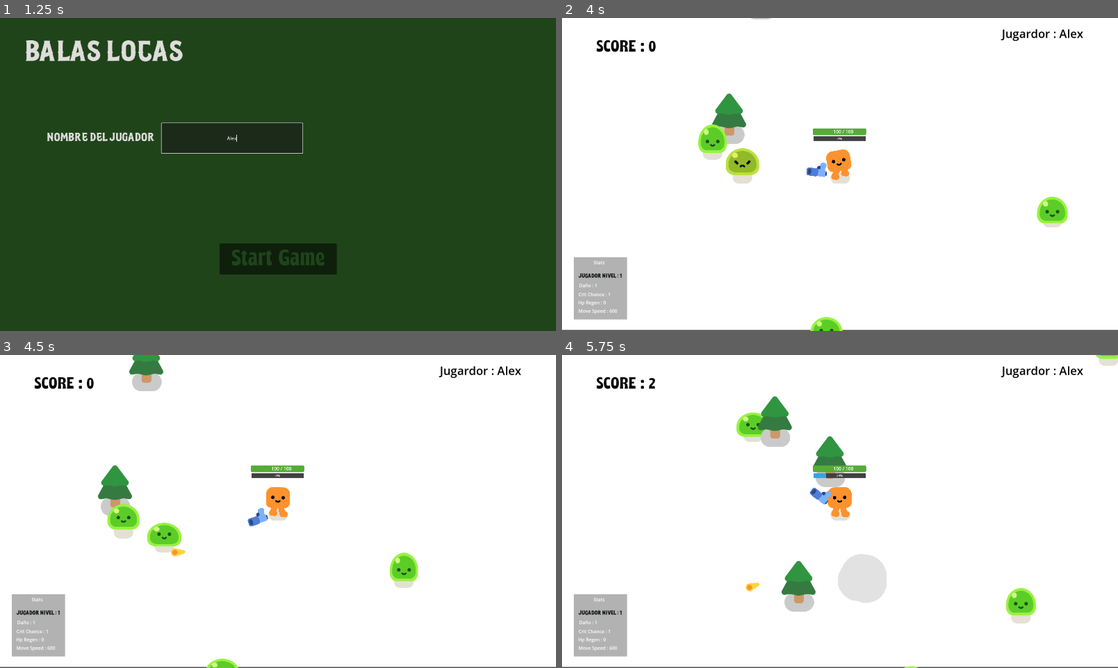
Above: before the commit, frames 1-4 (two rows, left to right).
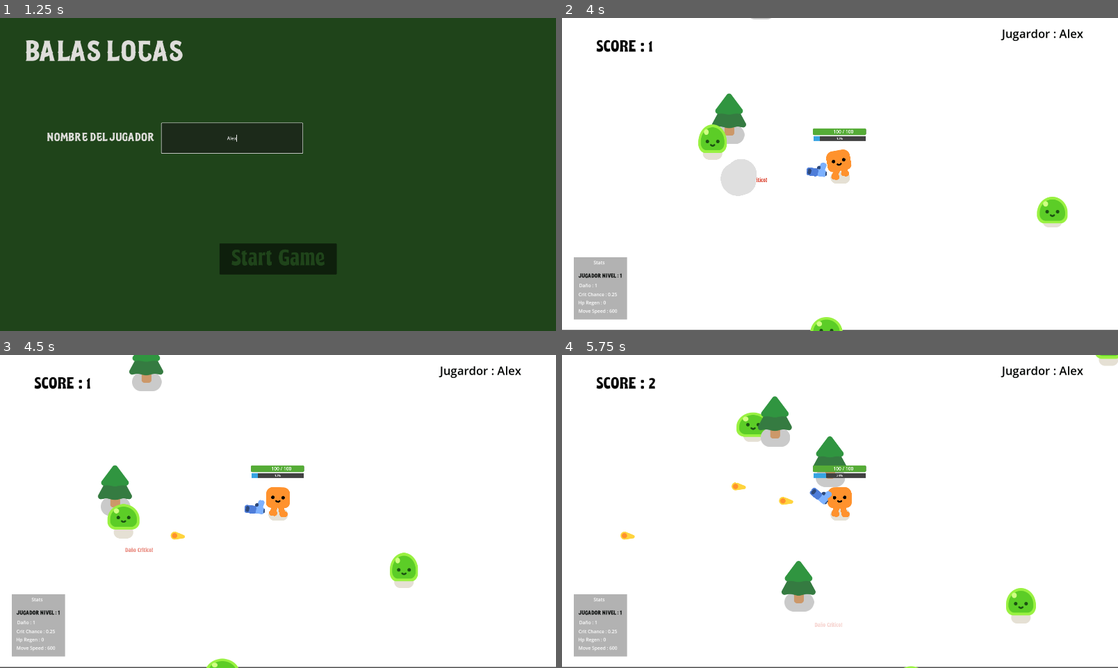
Above: after the commit, the same moments.

Repository: MauroCastro1705/Survivor-game-proyect
Game: Godot game, scene res://MainMenu.tscn
Same seed, same stepped clock (60 frames per second), same inputs: the game is played once before the commit and once after it.
Inputs (mouse positions are in pixels of both pictures, inside the frame that each line leads up to):
- Up to frame 1 (1.25 s): click (233, 136) at 0.52 s; type "Alex" at 0.6 s
- Up to frame 2 (4 s): click "Start Game" at 1.25 s; hold D (move_right) 2.03-2.78 s; hold S (move_down) 2.78-3.53 s; hold D (move_right) from 3.53 s (still down)
- Up to frame 3 (4.5 s): release D (move_right) at 4.28 s; hold W (move_up) from 4.28 s (still down)
- Up to frame 4 (5.75 s): release W (move_up) at 5.03 s; hold A (move_left) from 5.03 s (still down)

Frame 1 is identical in both runs. In frame 2, 0.8% of the frame differs, in the area x 8-51%, y 7-89%; in frame 3, 0.8%; in frame 4, 1.3%, in the area x 8-59%, y 40-89%.

Commit message:
crit labels

Diff:
--- /dev/null
+++ b/Global_criticos.gd
@@ -0,0 +1,17 @@
+extends Node
+
+const CRIT_LABEL = preload("res://crit_dmg_label.tscn")
+
+### CRITICOS###
+func SHOW_CRIT(mob_position: Vector2):
+		var crit_label_mob = CRIT_LABEL.instantiate()
+		get_parent().add_child(crit_label_mob)
+		crit_label_mob.global_position = mob_position
+		crit_label_mob.text = "Daño Critico!"
+		crit_label_mob.visible = true
+		 # Crear animación con Tween
+		var tween = get_tree().create_tween()
+		tween.parallel().tween_property(crit_label_mob, "modulate:a", 0, 1.5)  # Desvanecer en 1.5s
+		tween.parallel().tween_property(crit_label_mob, "position:y", crit_label_mob.position.y - 20, 1.5)  # Subir 20px en 1.5s
+		await tween.finished
+		crit_label_mob.queue_free()
--- /dev/null
+++ b/crit_dmg_label.tscn
@@ -0,0 +1,16 @@
+[gd_scene load_steps=2 format=3 uid="uid://d1yh53icotlu5"]
+
+[ext_resource type="FontFile" uid="uid://clbly8xqr7kxw" path="res://fonts/Mindsight.ttf" id="1_js1yv"]
+
+[node name="critDmgLabel" type="Label"]
+unique_name_in_owner = true
+offset_left = -48.0
+offset_top = -109.0
+offset_right = 49.0
+offset_bottom = -86.0
+theme_override_colors/font_color = Color(0.863192, 0.276958, 0.20519, 1)
+theme_override_fonts/font = ExtResource("1_js1yv")
+theme_override_font_sizes/font_size = 18
+text = " "
+horizontal_alignment = 1
+vertical_alignment = 1
--- a/global.gd
+++ b/global.gd
@@ -4,11 +4,11 @@
 
 #player vars
 var playerAtkDmg = 1.0
-var playerAtkDmgMulti = 1.0
 var playerHealth = 100.0
 var playerMaxHealth = 100.0
 
-var playerCritChance = 1
+var playerCritChance : float = 0.25
+var playerCritMulti : float = 2.0
 var playerHPREGEN = 0.0
 var playerMovSpeed = 600
 
--- a/mob.gd
+++ b/mob.gd
@@ -2,16 +2,15 @@
 
 var player
 var health = Global.mobHealth
-var dmgDone = Global.playerAtkDmg
-var dmgMulti = Global.playerAtkDmgMulti
 var mobExp = 12
 
 signal mob_muere
-
+const CRIT_LABEL = preload("res://crit_dmg_label.tscn")
 
 func _ready():
 	player = get_node("/root/Game/Player")
 	%Slime.play_walk()
+
 
 
 
@@ -22,10 +21,18 @@
 
 
 func take_damage():
+	var dmgDone = Global.playerAtkDmg
+	var dmgMulti = Global.playerCritMulti
+	var critChance = Global.playerCritChance
+
+	if randf() < critChance:
+		dmgDone *= dmgMulti  # Aumentar el daño
+		print("daño critico")
+		#SHOW CRIT funcion GlobalCriticos autoload
+		GlobalCriticos.SHOW_CRIT(global_position)
+
 	%Slime.play_hurt()
 	health -= dmgDone
-
-
 	if health <= 0:
 		mob_muere.emit()
 		queue_free()
@@ -35,6 +42,8 @@
 		smoke.global_position = global_position
 
 
+
 func _on_mob_muere() -> void:
 	print("señal mob muerte")
+	#agregar experiencia al pj
 	Global.ADD_EXP(mobExp)
--- a/project.godot
+++ b/project.godot
@@ -82,6 +82,7 @@
 [autoload]
 
 Global="*res://global.gd"
+GlobalCriticos="*res://Global_criticos.gd"
 
 [display]
 
--- a/survivors-game.gd
+++ b/survivors-game.gd
@@ -1,7 +1,6 @@
 extends Node2D
 
 var GameScore = 0
-var mobsSpawnVelocity = 0
 
 func spawn_mob():
 	var new_mob = preload("res://mob.tscn").instantiate()
@@ -10,12 +9,8 @@
 	new_mob.global_position = %PathFollow2D.global_position
 	add_child(new_mob)
 
-
-
-
-func incrementar_counter():
+func incrementar_dificultad():
 	var dificultad = Global.playerLEVEL
-	mobsSpawnVelocity += 1
 	if dificultad == 3:
 		%MobTimer.wait_time = 0.4
 		show_alert("Los mobs vienen mas rapido!")
@@ -27,10 +22,10 @@
 		show_alert("Los mobs vienen muchisimo mas rapido!")
 
 func show_alert(msg: String):
-	$%MobSpawnAlert.text = msg
-	$%MobSpawnAlert.visible = true
+	%MobSpawnAlert.text = msg
+	%MobSpawnAlert.visible = true
 	await get_tree().create_timer(3).timeout
-	$%MobSpawnAlert.visible = false
+	%MobSpawnAlert.visible = false
 
 
 func _ready():
@@ -38,11 +33,9 @@
 	Score_update(GameScore)
 	get_tree().paused = false
 
-
 func _on_mob_timer_timeout():
 	spawn_mob()
-	incrementar_counter()
-
+	incrementar_dificultad()
 
 func _on_player_health_depleted():
 	get_tree().change_scene_to_file("res://game_over.tscn")
--- a/survivors-game.tscn
+++ b/survivors-game.tscn
@@ -72,6 +72,9 @@
 text = "jugador"
 
 [node name="ColorRect" type="ColorRect" parent="Player"]
+z_index = 20
+z_as_relative = false
+y_sort_enabled = true
 offset_left = -919.0
 offset_top = 285.0
 offset_right = -735.0
